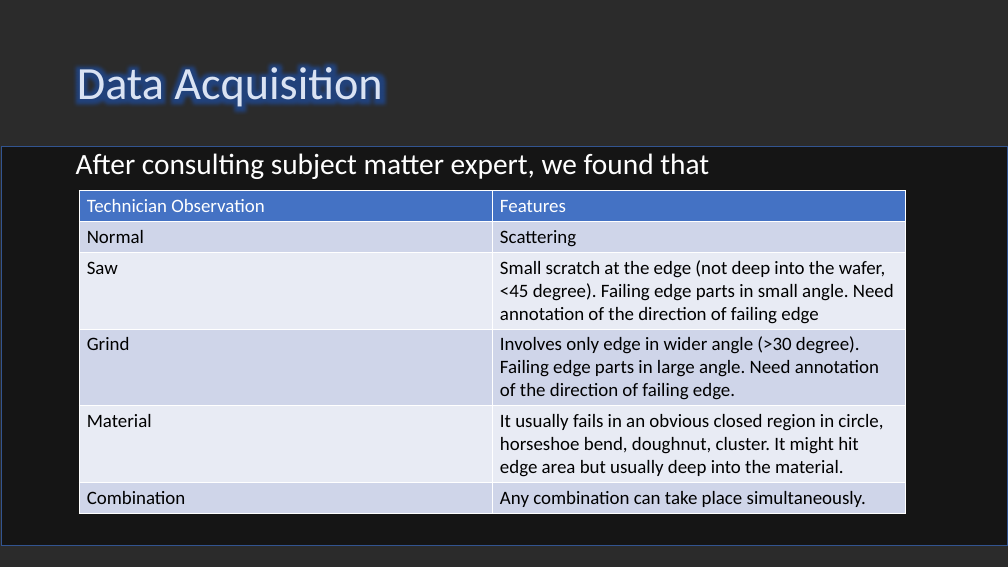
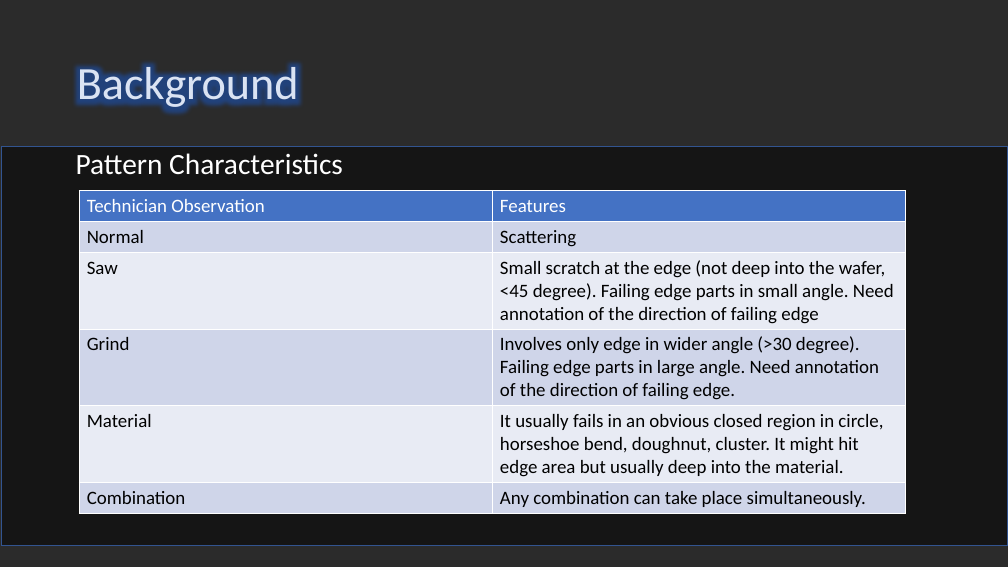
Before and after one commit to optimusium/PSUPR2, a slide deck: slide 6 of CA2 Identifying Wafer Failures with Deep Learning2_26Sep19.pptx (slide 9 before the commit). Drawn at 1008x567 pixels with LibreOffice and Linux fonts; fonts in the diff are those of the drawing; background and template pictures are left out; a plain dark background stands for a picture behind light text. Boxes give left, top, right and bottom in pixels: in the first picture for what was removed or moved away, otherwise in the second. Text is boxed around its words. In the diff, an @@ line names an element or a change of style, - is before the commit and + after.

```diff
--- a/CA2 Identifying Wafer Failures with Deep Learning2_26Sep19.pptx
+++ b/CA2 Identifying Wafer Failures with Deep Learning2_26Sep19.pptx
@@ title at (x1=77, y1=61, x2=299, y2=111): text changed @@
-Data Acquisition
+Background
@@ text at (x1=76, y1=153, x2=343, y2=175): text changed @@
-After consulting subject matter expert, we found that
+Pattern Characteristics
```
Also in this commit, not shown: 17 other slides changed, 2 slides added, 3 slides removed, 4 other files.
